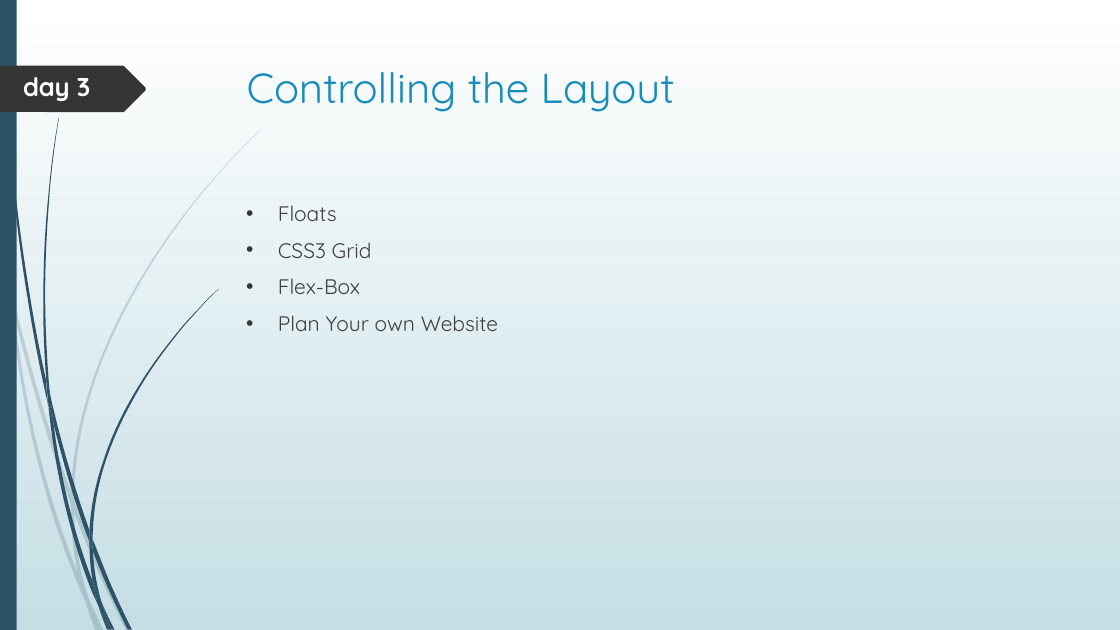
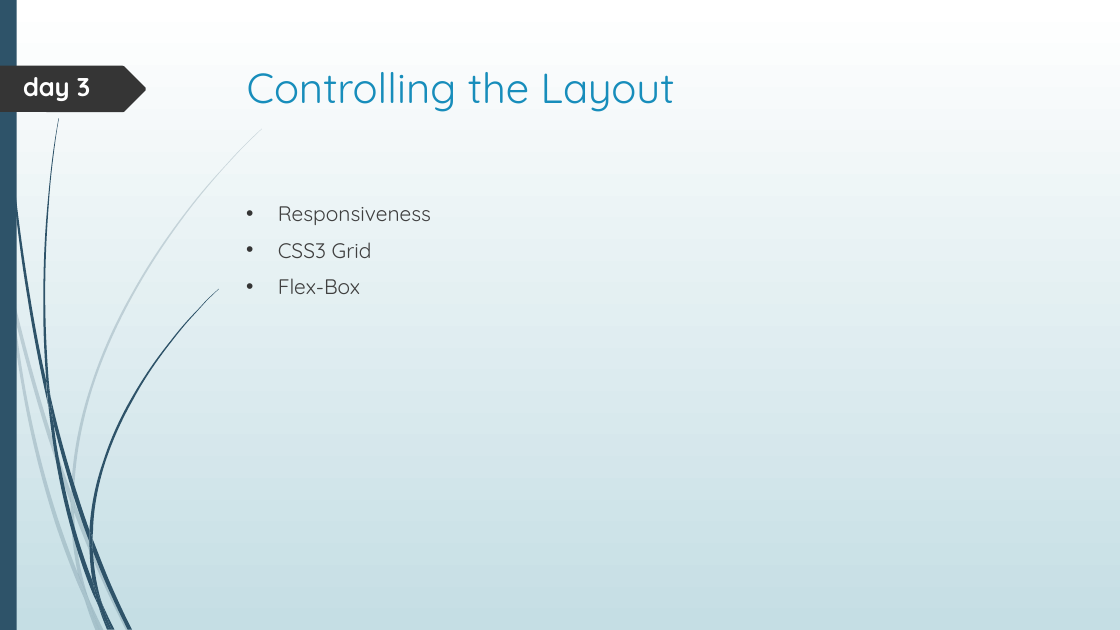
Before and after one commit to brunoitconsultant/academy-HTML5, a slide deck: slide 6 of (private) Tutor/Web Design - the Course.pptx. Drawn at 1120x630 pixels with LibreOffice and Linux fonts; fonts in the diff are those of the drawing. Boxes give left, top, right and bottom in pixels: in the first picture for what was removed or moved away, otherwise in the second. Text is boxed around its words. In the diff, an @@ line names an element or a change of style, - is before the commit and + after.

```diff
--- a/(private) Tutor/Web Design - the Course.pptx
+++ b/(private) Tutor/Web Design - the Course.pptx
@@ text at (278, 206, 431, 225): text changed @@
-• Floats
+• Responsiveness
@@ text at (278, 315, 498, 331): paragraph removed @@
-• Plan Your own Website
```
Also in this commit, not shown: 7 other slides changed, 4 other files.
